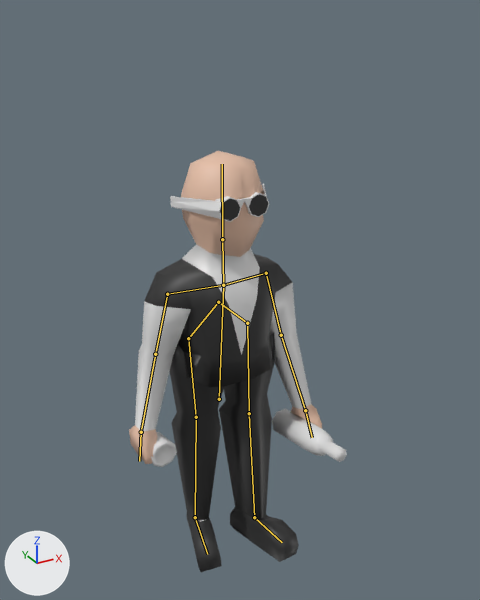
The Blender file Originals/Models/Characters/LowPolyCharacter_BarTender.blend: old version first, new version second.
Rendered twice from a camera (50 mm lens) standing at (-0.931, -1.887, 1.819) and looking at (-0.013, -0.219, 0.985). Every picture has the same lights, and +X, +Y and +Z are marked at lower left. Both versions are drawn at frame 10 of the action 'Walking'; the numbers are the values there. The bones that bend it are drawn over the model as lines.

Objects in the first picture: 'Body', 'Bottle', 'Glass'.
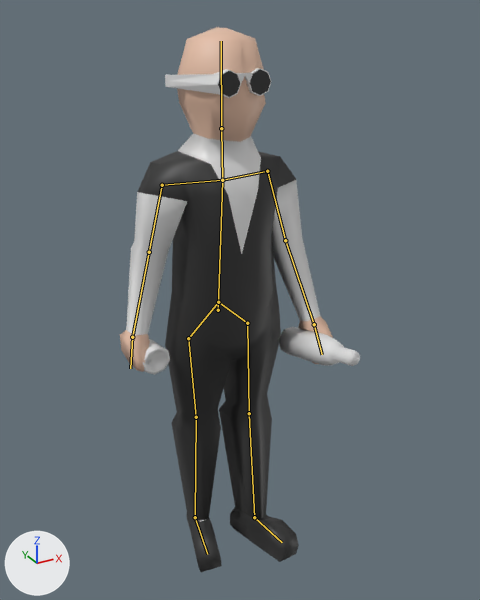
Pixel boxes (x1, y1, x2, y2) of what changed, in the pictures (480 x 600 px):
'Body', posed (10% wider, 29% taller): before (129, 151, 322, 572); after (120, 27, 333, 572)
'Bottle', posed (8% wider, 24% shorter): before (272, 409, 347, 462); after (279, 326, 360, 366)
'Glass', posed: before (151, 432, 177, 467); after (143, 339, 170, 375)
bone 'Torso', root to tip: before (219, 399) to (223, 285); after (218, 310) to (222, 180)
bone 'UpperArm.L', root to tip: before (266, 273) to (281, 335); after (267, 171) to (285, 240)
bone 'UpperArm.R', root to tip: before (167, 294) to (155, 354); after (162, 185) to (149, 252)

The edits, one by one:
Bone 'Torso' (bone_torso) moves from (0.009, -0.375, 0.02) to (0.001, -0.033, 0.002).
Bone 'UpperArm.L' (bone_upperarm_l) turns from (-81, -11, -1) to (-81, -14, -1) degrees about its own x, y and z.
Bone 'UpperArm.R' (bone_upperarm_r) turns from (-79, -2, 4) to (-79, -4, 3) degrees about its own x, y and z.
